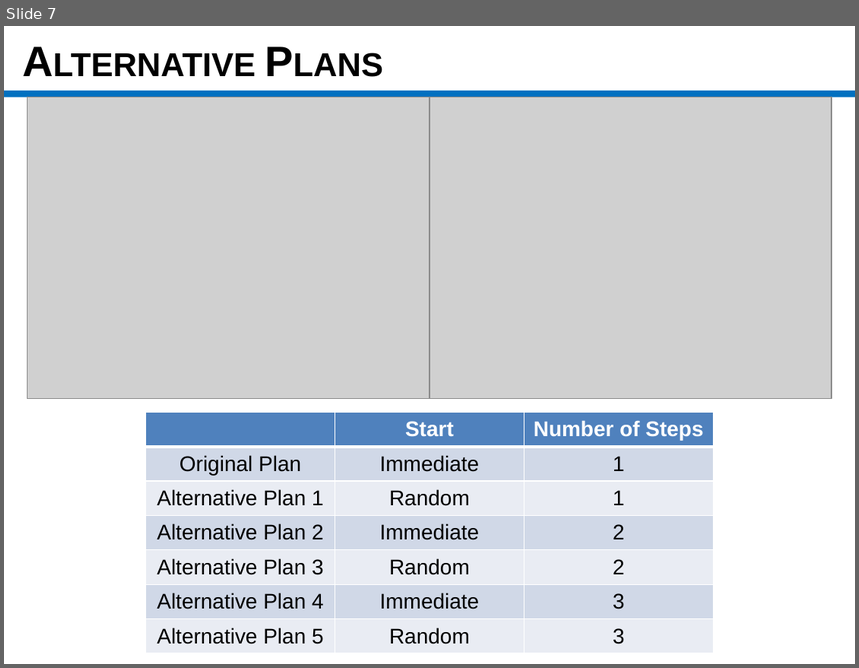
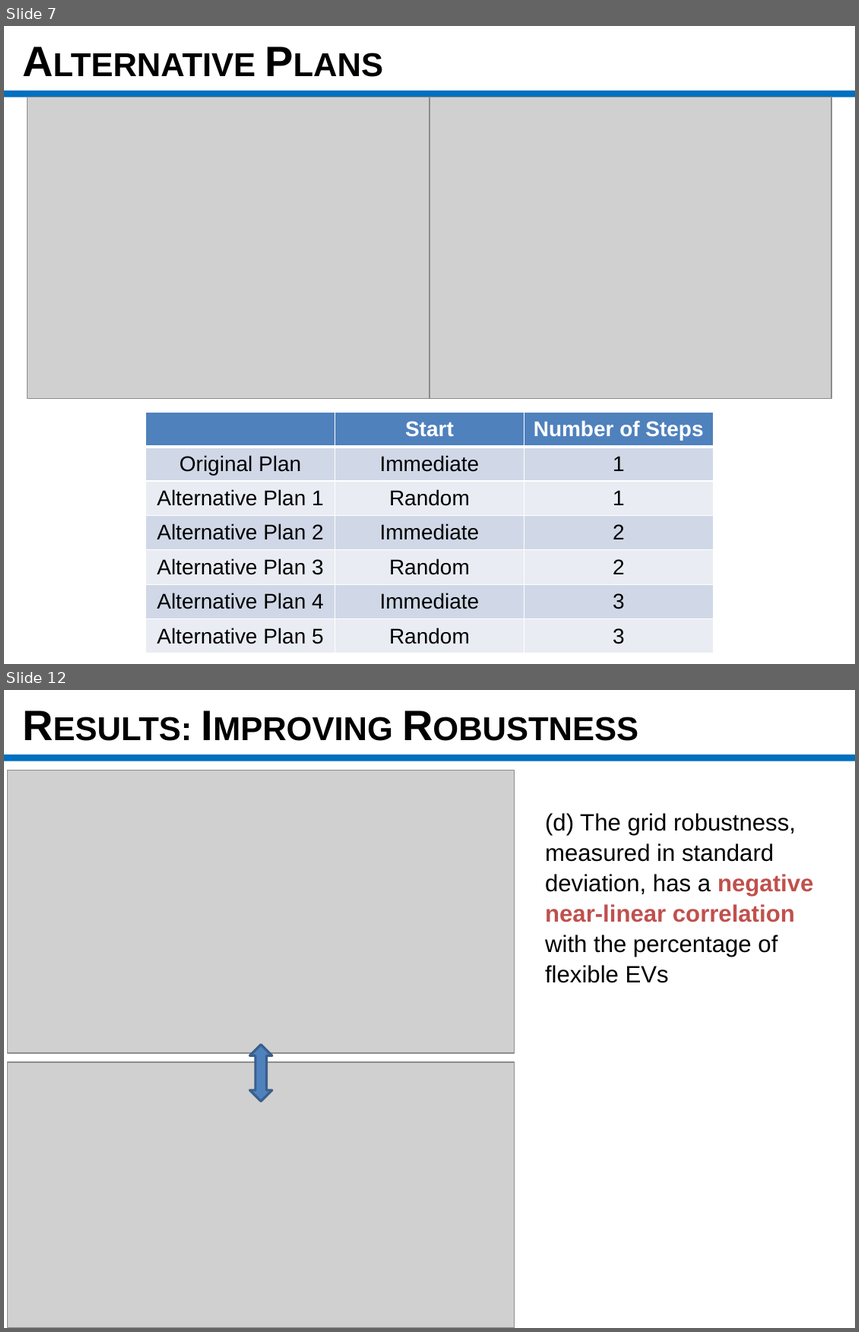
Before and after one commit to msssm/project_template, a slide deck: presentation/Final Presentation_mGrid.pptx. Shown one above the other, each under a label of ours: slide 7 before the commit, slides 7 and 12 after it; the slides between them are not shown. The pictures are 859x668 and 859x1332 pixels, drawn with LibreOffice and Linux fonts; fonts in the diff are those of the drawing; grey boxes stand for pictures. Boxes give left, top, right and bottom in pixels: in the first picture for what was removed or moved away, otherwise in the second. Text is boxed around its words. In the diff, an @@ line names an element or a change of style, - is before the commit and + after.

```diff
--- a/presentation/Final Presentation_mGrid.pptx
+++ b/presentation/Final Presentation_mGrid.pptx
@@ slide 12 added at <box>4,690,855,1328</box>, background #FFFFFF @@
@@ rectangle added at <box>4,755,855,761</box>, fill #0070C0 @@
@@ picture added at <box>7,770,515,1053</box> @@
@@ text added at <box>545,813,813,983</box>, 20 pt, text #000000 @@
+(d) The grid robustness, measured in standard deviation, has a negative near-linear correlation with the percentage of flexible EVs
@@ text added at <box>674,813,796,834</box>, 28 pt, text #000000, bold @@
+RESULTS: IMPROVING ROBUSTNESS
@@ left right arrow added at <box>250,1044,272,1102</box>, fill #4F81BD, outline #3A5F8C 2 pt @@
@@ picture added at <box>7,1063,515,1328</box> @@
```
Also in this commit, not shown: 4 slides changed, 5 other slides added, 27 other files.
